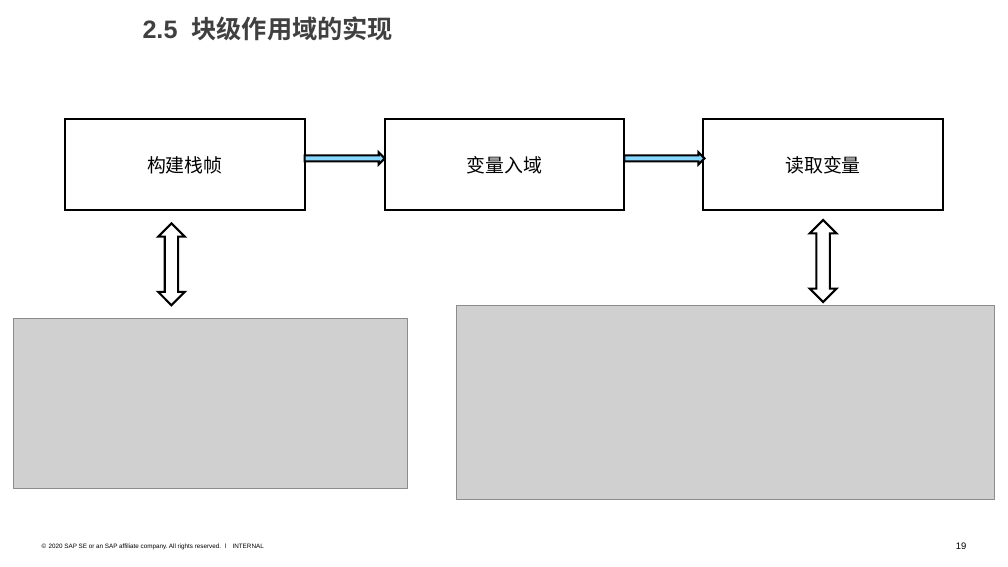
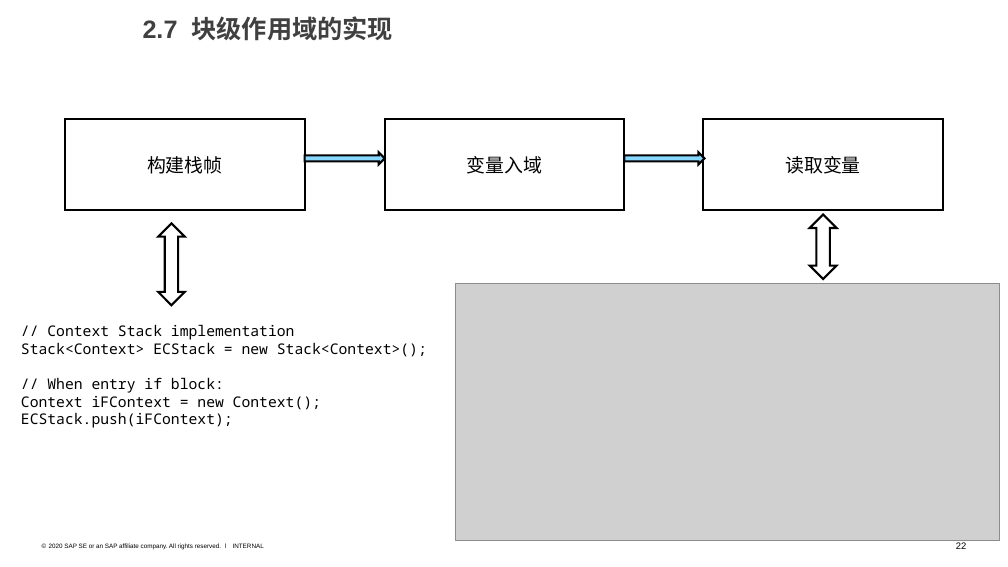
Before and after one commit to jiweiyuan/programmer, a slide deck: slide 22 of programming/scope-and-closure/作用域与闭包.pptx (slide 19 before the commit). Drawn at 1008x567 pixels with LibreOffice and Linux fonts; fonts in the diff are those of the drawing; grey boxes stand for pictures. Boxes give left, top, right and bottom in pixels: in the first picture for what was removed or moved away, otherwise in the second. Text is boxed around its words. In the diff, an @@ line names an element or a change of style, - is before the commit and + after.

```diff
--- a/programming/scope-and-closure/作用域与闭包.pptx
+++ b/programming/scope-and-closure/作用域与闭包.pptx
@@ text at (143,16,394,41): text changed @@
-2.5 块级作用域的实现
+2.7 块级作用域的实现
@@ up down arrow: place and size @@
-up down arrow at (809,220,836,301)
+up down arrow at (809,215,836,279)
@@ picture: place and size @@
-picture at (456,305,994,499)
+picture at (456,283,999,540)
@@ picture removed at (14,319,407,488) @@
@@ text added at (21,324,427,428), 14 pt, text #000000 @@
+// Context Stack implementation
+Stack<Context> ECStack = new Stack<Context>();
+// When entry if block:
+Context iFContext = new Context();
+ECStack.push(iFContext);
@@ page number at (956,542,967,549): text changed @@
-19
+22
```
Also in this commit, not shown: 8 other slides changed, 3 slides added, 4 other files.
